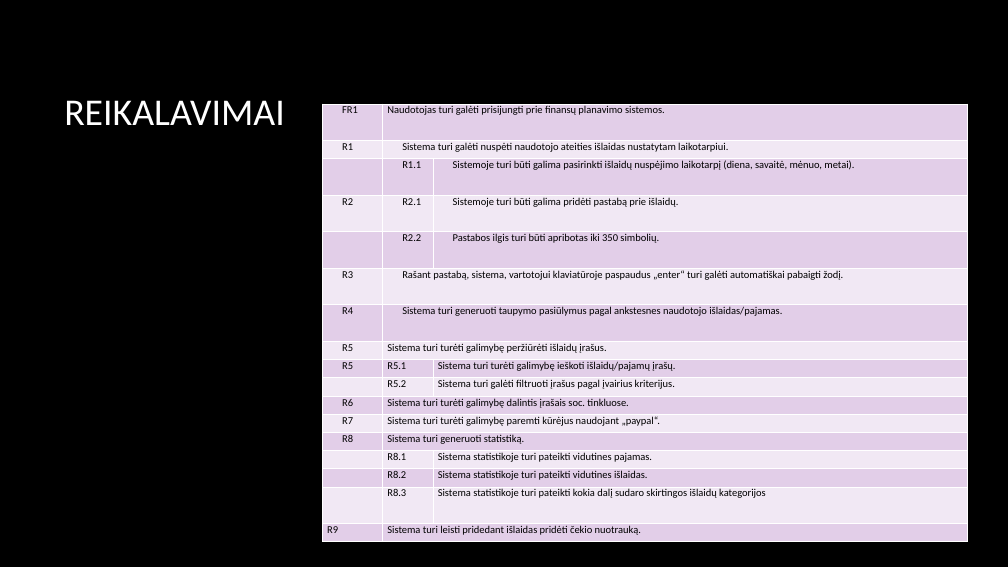
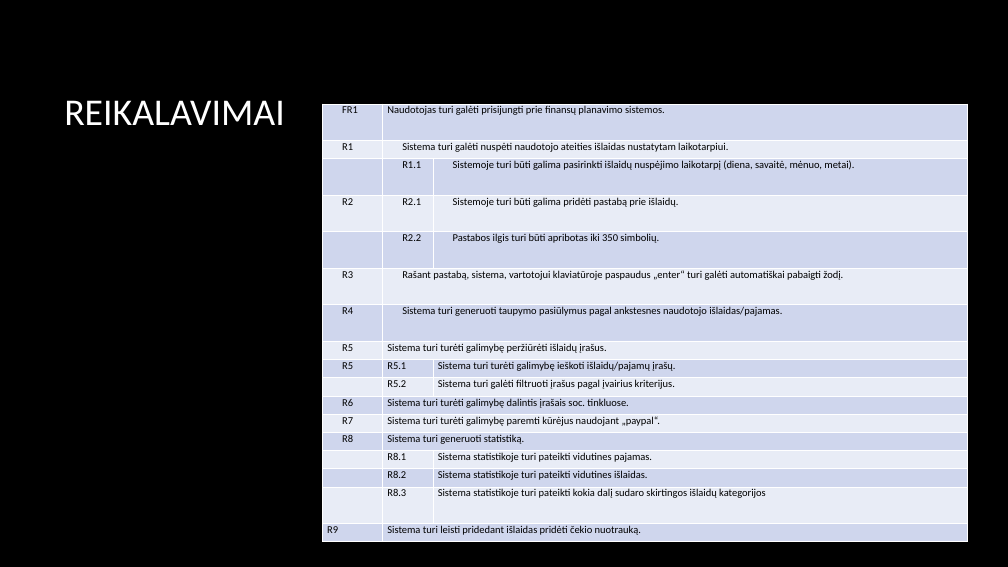
Before and after one commit to artisb45/PSIv2, a slide deck: slide 5 of 3 laboratorinis darbas Fiinasta.pptx. Drawn at 1008x567 pixels with LibreOffice and Linux fonts; fonts in the diff are those of the drawing; background and template pictures are left out. Boxes give left, top, right and bottom in pixels: in the first picture for what was removed or moved away, otherwise in the second. Text is boxed around its words. In the diff, an @@ line names an element or a change of style, - is before the commit and + after.

```diff
--- a/3 laboratorinis darbas Fiinasta.pptx
+++ b/3 laboratorinis darbas Fiinasta.pptx
@@ table at [323,104,969,542] @@
@@ fill #E3CEE9 to #CFD7EE in 22 cells @@
@@ fill #F1E8F4 to #E9ECF7 in 20 cells @@
```
Also in this commit, not shown: 2 other slides changed.
